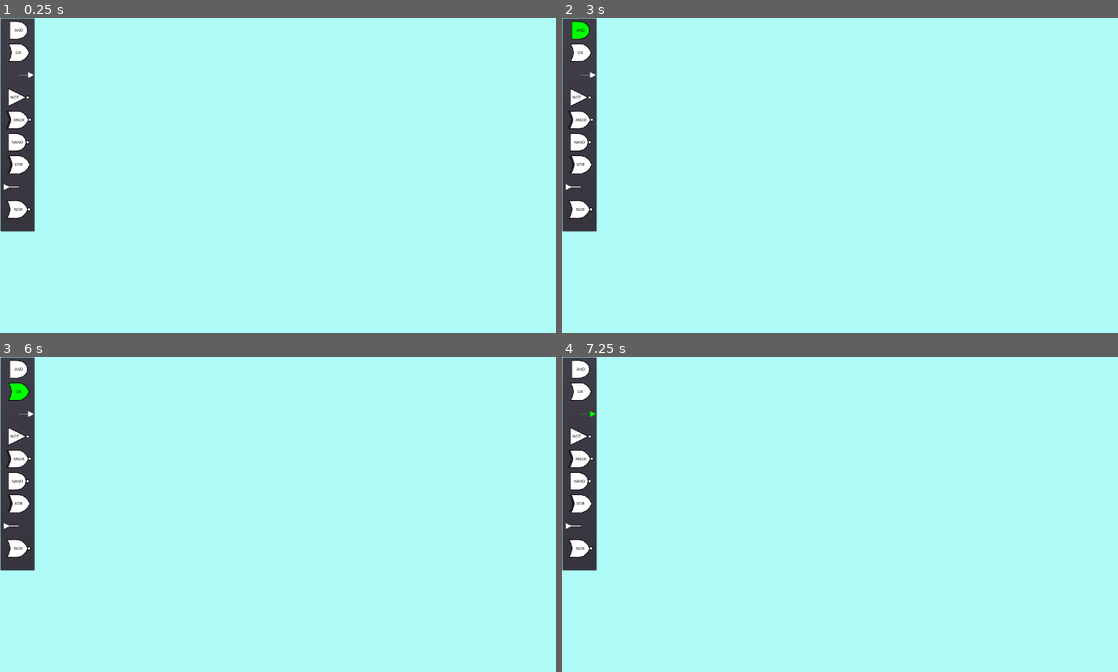
Above: before the commit, frames 1-4 (two rows, left to right).
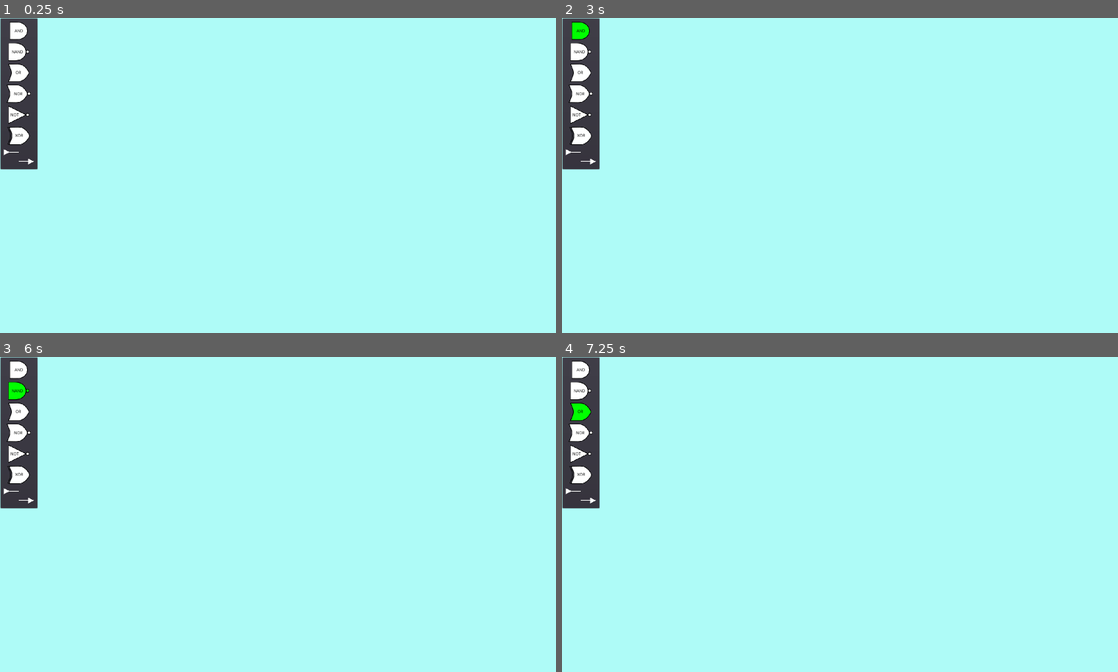
Above: after the commit, the same moments.

Repository: andrew-wilkes/digital-logic
Game: Godot game, scene res://Circuit.tscn
Same seed, same stepped clock (60 frames per second), same inputs: the game is played once before the commit and once after it. This scene is started directly instead of the project's main scene.
Inputs (mouse positions are in pixels of both pictures, inside the frame that each line leads up to):
- Up to frame 1 (0.25 s): no input
- Up to frame 2 (3 s): tap Enter at 0.5, 2 s; move the mouse to (573, 24) at 0.52 s; click (573, 24) at 0.67 s; tap Space at 1.25, 2.75 s; move the mouse to (573, 36) at 1.27 s; click (573, 36) at 1.42 s; move the mouse to (589, 30) at 2.02 s; click (589, 30) at 2.17 s; move the mouse to (578, 30) at 2.77 s; click (578, 30) at 2.92 s
- Up to frame 3 (6 s): tap Enter at 3.5 s; move the mouse to (11, 385) at 3.52 s; click (11, 385) at 3.67 s; tap Space at 4.25 s; move the mouse to (11, 397) at 4.27 s; click (11, 397) at 4.42 s; move the mouse to (27, 391) at 5.02 s; click (27, 391) at 5.17 s; move the mouse to (22, 391) at 5.77 s; click (22, 391) at 5.92 s
- Up to frame 4 (7.25 s): move the mouse to (589, 413) at 6.52 s; click (589, 413) at 6.67 s

The runs differ from the first frame. In frame 1, 2.6% of the frame differs, in the area x 0-7%, y 0-68%; in frame 2, 2.6%; in frame 3, 2.6%; in frame 4, 2.6%.

Commit message:
Adjust part spacing and tweak regions

Diff:
--- a/game/Gates.tscn
+++ b/game/Gates.tscn
@@ -3,13 +3,24 @@
 [ext_resource path="res://Buttons.tscn" type="PackedScene" id=1]
 [ext_resource path="res://center.gd" type="Script" id=2]
 [ext_resource path="res://assets/title_font.tres" type="DynamicFont" id=3]
-[ext_resource path="res://parts/AND.tscn" type="PackedScene" id=4]
-[ext_resource path="res://parts/XOR.tscn" type="PackedScene" id=5]
-[ext_resource path="res://parts/NOR.tscn" type="PackedScene" id=6]
-[ext_resource path="res://parts/NOT.tscn" type="PackedScene" id=7]
-[ext_resource path="res://parts/OR.tscn" type="PackedScene" id=8]
-[ext_resource path="res://parts/NAND.tscn" type="PackedScene" id=9]
+[ext_resource path="res://parts/aAND.tscn" type="PackedScene" id=4]
+[ext_resource path="res://parts/fXOR.tscn" type="PackedScene" id=5]
+[ext_resource path="res://parts/dNOR.tscn" type="PackedScene" id=6]
+[ext_resource path="res://parts/eNOT.tscn" type="PackedScene" id=7]
+[ext_resource path="res://parts/cOR.tscn" type="PackedScene" id=8]
+[ext_resource path="res://parts/bNAND.tscn" type="PackedScene" id=9]
 [ext_resource path="res://TextPanel.tscn" type="PackedScene" id=10]
+
+
+
+
+
+
+
+
+
+
+
 
 [node name="Gates" type="Control"]
 anchor_right = 1.0
--- a/game/PartsPicker.gd
+++ b/game/PartsPicker.gd
@@ -2,18 +2,19 @@
 
 signal picked(node)
 
-const YSTEP = 64 * 1.2
+const V_MARGIN = 28
 
 func _ready():
-	var pos = Vector2(64, 42)
+	var pos = Vector2(64, -V_MARGIN)
 	var files = g.get_files("parts", "tscn")
+	files.sort()
 	for file in files:
 		var node = load("res://parts/" + file).instance()
+		pos.y += node.v_spacing
 		node.position = pos
-		pos.y += YSTEP
 		$Panel.add_child(node)
 		node.connect("picked", self, "picked")
-	$Panel.rect_size = Vector2(120, pos.y)
+	$Panel.rect_size = Vector2(130, pos.y + V_MARGIN)
 
 
 func picked(node):
--- a/game/parts/Gate.gd
+++ b/game/parts/Gate.gd
@@ -5,11 +5,12 @@
 signal picked(node)
 signal dropped
 
-var input_pin = preload("res://parts/Input.tscn")
-var output_pin = preload("res://parts/Output.tscn")
+var input_pin = preload("res://parts/zInput.tscn")
+var output_pin = preload("res://parts/zOutput.tscn")
 var inputs = []
 var output
 var active = false
+var v_spacing = 72
 
 export(int) var type = 1
 export(String) var gate_type
--- a/game/parts/Input.gd
+++ b/game/parts/Input.gd
@@ -7,6 +7,7 @@
 var state = false setget set_state
 var id = 0
 var active = false
+var v_spacing = 56
 
 func set_state(value):
 	state = value
--- a/game/parts/Output.gd
+++ b/game/parts/Output.gd
@@ -5,6 +5,7 @@
 
 var state = false setget set_state
 var active = false
+var v_spacing = 32
 
 func set_state(value):
 	state = value
--- a/game/parts/OR.tscn
+++ b/game/parts/cOR.tscn
@@ -1,41 +1,42 @@
 [gd_scene load_steps=5 format=2]
 
-[ext_resource path="res://assets/symbols.png" type="Texture" id=1]
-[ext_resource path="res://parts/Gate.gd" type="Script" id=2]
-[ext_resource path="res://parts/misc/Pin.tscn" type="PackedScene" id=3]
+[ext_resource path="res://parts/Gate.gd" type="Script" id=1]
+[ext_resource path="res://parts/misc/Pin.tscn" type="PackedScene" id=2]
+[ext_resource path="res://assets/symbols.png" type="Texture" id=3]
 
 [sub_resource type="RectangleShape2D" id=1]
 extents = Vector2( 24, 31 )
 
 [node name="OR" type="Node2D"]
-script = ExtResource( 2 )
+script = ExtResource( 1 )
 gate_type = "OR"
 
 [node name="Symbol" type="Sprite" parent="."]
-texture = ExtResource( 1 )
+texture = ExtResource( 3 )
 region_enabled = true
-region_rect = Rect2( 8, 184, 73, 62 )
+region_rect = Rect2( 8, 184, 74, 62 )
 
 [node name="Label" type="Label" parent="Symbol"]
 margin_left = -11.0
-margin_top = -6.0
+margin_top = -7.0
 margin_right = 29.0
-margin_bottom = 8.0
+margin_bottom = 7.0
 custom_colors/font_color = Color( 0, 0, 0, 1 )
 text = "OR"
+valign = 1
 __meta__ = {
 "_edit_use_anchors_": false
 }
 
 [node name="Inputs" type="Node2D" parent="."]
 
-[node name="A" parent="Inputs" instance=ExtResource( 3 )]
+[node name="A" parent="Inputs" instance=ExtResource( 2 )]
 position = Vector2( -31, -20 )
 
-[node name="B" parent="Inputs" instance=ExtResource( 3 )]
+[node name="B" parent="Inputs" instance=ExtResource( 2 )]
 position = Vector2( -31, 20 )
 
-[node name="Q" parent="." instance=ExtResource( 3 )]
+[node name="Q" parent="." instance=ExtResource( 2 )]
 position = Vector2( 37, 0 )
 
 [node name="Area2D" type="Area2D" parent="."]
--- a/game/parts/NOR.tscn
+++ b/game/parts/dNOR.tscn
@@ -1,20 +1,20 @@
 [gd_scene load_steps=5 format=2]
 
-[ext_resource path="res://assets/symbols.png" type="Texture" id=1]
-[ext_resource path="res://parts/Gate.gd" type="Script" id=2]
-[ext_resource path="res://parts/misc/Pin.tscn" type="PackedScene" id=3]
+[ext_resource path="res://parts/Gate.gd" type="Script" id=1]
+[ext_resource path="res://parts/misc/Pin.tscn" type="PackedScene" id=2]
+[ext_resource path="res://assets/symbols.png" type="Texture" id=3]
 
 [sub_resource type="RectangleShape2D" id=1]
 extents = Vector2( 29, 31 )
 
 [node name="NOR" type="Node2D"]
-script = ExtResource( 2 )
+script = ExtResource( 1 )
 gate_type = "NOR"
 
 [node name="Symbol" type="Sprite" parent="."]
-texture = ExtResource( 1 )
+texture = ExtResource( 3 )
 region_enabled = true
-region_rect = Rect2( 93, 184, 83, 62 )
+region_rect = Rect2( 93, 184, 84, 62 )
 
 [node name="Label" type="Label" parent="Symbol"]
 margin_left = -16.0
--- a/game/parts/XOR.tscn
+++ b/game/parts/fXOR.tscn
@@ -1,26 +1,26 @@
 [gd_scene load_steps=5 format=2]
 
-[ext_resource path="res://assets/symbols.png" type="Texture" id=1]
-[ext_resource path="res://parts/Gate.gd" type="Script" id=2]
-[ext_resource path="res://parts/misc/Pin.tscn" type="PackedScene" id=3]
+[ext_resource path="res://parts/Gate.gd" type="Script" id=1]
+[ext_resource path="res://parts/misc/Pin.tscn" type="PackedScene" id=2]
+[ext_resource path="res://assets/symbols.png" type="Texture" id=3]
 
 [sub_resource type="RectangleShape2D" id=1]
 extents = Vector2( 24, 31 )
 
 [node name="XOR" type="Node2D"]
-script = ExtResource( 2 )
+script = ExtResource( 1 )
 gate_type = "XOR"
 
 [node name="Symbol" type="Sprite" parent="."]
-texture = ExtResource( 1 )
+texture = ExtResource( 3 )
 region_enabled = true
-region_rect = Rect2( 9, 254, 77, 62 )
+region_rect = Rect2( 9, 254, 78, 62 )
 
 [node name="Label" type="Label" parent="Symbol"]
-margin_left = -14.0
-margin_top = -6.0
-margin_right = 26.0
-margin_bottom = 8.0
+margin_left = -12.0
+margin_top = -7.0
+margin_right = 28.0
+margin_bottom = 7.0
 custom_colors/font_color = Color( 0, 0, 0, 1 )
 text = "XOR"
 __meta__ = {
--- a/game/parts/XNOR.tscn
+++ b/game/parts/misc/XNOR.tscn
@@ -1,20 +1,20 @@
 [gd_scene load_steps=5 format=2]
 
-[ext_resource path="res://assets/symbols.png" type="Texture" id=1]
-[ext_resource path="res://parts/Gate.gd" type="Script" id=2]
-[ext_resource path="res://parts/misc/Pin.tscn" type="PackedScene" id=3]
+[ext_resource path="res://parts/Gate.gd" type="Script" id=1]
+[ext_resource path="res://parts/misc/Pin.tscn" type="PackedScene" id=2]
+[ext_resource path="res://assets/symbols.png" type="Texture" id=3]
 
 [sub_resource type="RectangleShape2D" id=1]
 extents = Vector2( 29, 31 )
 
 [node name="XNOR" type="Node2D"]
-script = ExtResource( 2 )
+script = ExtResource( 1 )
 gate_type = "XNOR"
 
 [node name="Symbol" type="Sprite" parent="."]
-texture = ExtResource( 1 )
+texture = ExtResource( 3 )
 region_enabled = true
-region_rect = Rect2( 89, 254, 87, 62 )
+region_rect = Rect2( 89, 254, 88, 62 )
 
 [node name="Label" type="Label" parent="Symbol"]
 margin_left = -18.0
@@ -29,13 +29,14 @@
 
 [node name="Inputs" type="Node2D" parent="."]
 
-[node name="A" parent="Inputs" instance=ExtResource( 3 )]
+[node name="A" parent="Inputs" instance=ExtResource( 2 )]
 position = Vector2( -34, -20 )
 
-[node name="B" parent="Inputs" instance=ExtResource( 3 )]
+[node name="B" parent="Inputs" instance=ExtResource( 2 )]
 position = Vector2( -34, 20 )
 
-[node name="Q" parent="." instance=ExtResource( 3 )]
+[node name="Q" parent="." instance=ExtResource( 2 )]
+visible = false
 position = Vector2( 44, 0 )
 
 [node name="Area2D" type="Area2D" parent="."]
--- a/game/parts/Input.tscn
+++ b/game/parts/zInput.tscn
@@ -1,13 +1,13 @@
 [gd_scene load_steps=4 format=2]
 
-[ext_resource path="res://assets/arrow.png" type="Texture" id=1]
-[ext_resource path="res://parts/Input.gd" type="Script" id=2]
+[ext_resource path="res://parts/Input.gd" type="Script" id=1]
+[ext_resource path="res://assets/arrow.png" type="Texture" id=2]
 
 [sub_resource type="RectangleShape2D" id=1]
 extents = Vector2( 26, 10 )
 
 [node name="Input" type="Node2D"]
-script = ExtResource( 2 )
+script = ExtResource( 1 )
 
 [node name="Line2D" type="Line2D" parent="."]
 position = Vector2( -32, 0 )
--- a/game/parts/Output.tscn
+++ b/game/parts/zOutput.tscn
@@ -1,13 +1,13 @@
 [gd_scene load_steps=4 format=2]
 
-[ext_resource path="res://assets/arrow.png" type="Texture" id=1]
-[ext_resource path="res://parts/Output.gd" type="Script" id=2]
+[ext_resource path="res://parts/Output.gd" type="Script" id=1]
+[ext_resource path="res://assets/arrow.png" type="Texture" id=2]
 
 [sub_resource type="RectangleShape2D" id=1]
 extents = Vector2( 26, 10 )
 
 [node name="Output" type="Node2D"]
-script = ExtResource( 2 )
+script = ExtResource( 1 )
 
 [node name="Line2D" type="Line2D" parent="."]
 points = PoolVector2Array( 0, 0, 32, 0 )
Renamed: game/parts/AND.tscn -> game/parts/aAND.tscn
Renamed: game/parts/NAND.tscn -> game/parts/bNAND.tscn
Not shown: 1 places in game/parts/dNOR.tscn that only renumber resources
Renamed: game/parts/NOT.tscn -> game/parts/eNOT.tscn
Not shown: 1 places in game/parts/fXOR.tscn that only renumber resources
Not shown: 1 places in game/parts/zInput.tscn that only renumber resources
Not shown: 1 places in game/parts/zOutput.tscn that only renumber resources
